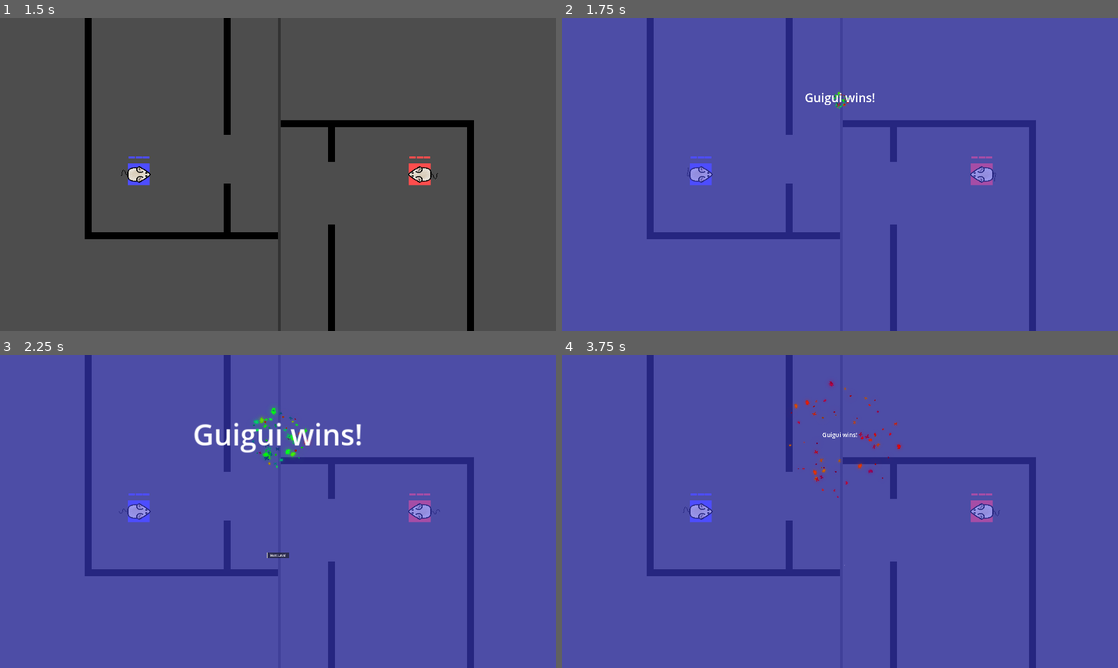
Above: before the commit, frames 1-4 (two rows, left to right).
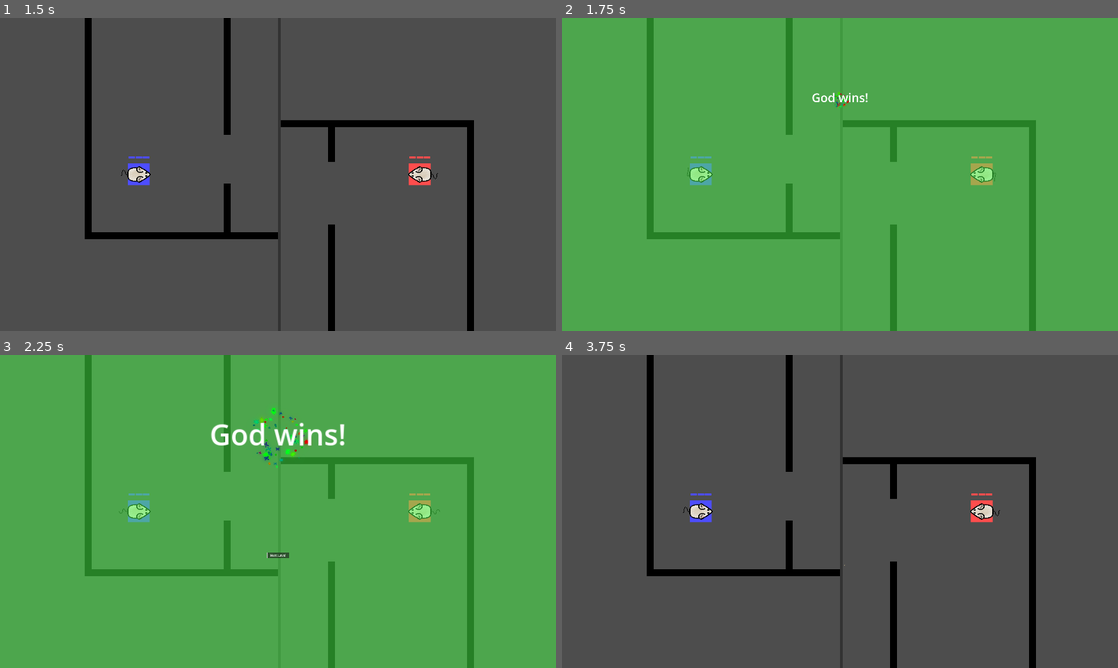
Above: after the commit, the same moments.

Repository: meyegui/laser-mice
Game: Godot game, scene res://scenes/start_screen.tscn
The game is run twice, just before and just after one commit, with the same random seed, the same clock (stepped at 60 frames per second) and the same inputs.
Inputs:
- Up to frame 1 (1.5 s): click "Start" at 0.5 s; hold Ctrl from 1.28 s (still down)
- Up to frame 2 (1.75 s): keep holding Ctrl; tap T at 1.55 s
- Up to frame 3 (2.25 s): release Ctrl at 2 s; click "Play Again" at 2 s
- Up to frame 4 (3.75 s): click "Play Again" at 2.75 s; tap T at 3.6 s

Frame 1 is identical in both runs. In frame 2, 100% of the frame differs, in the area x 0-100%, y 0-100%; in frame 3, 100%; in frame 4, 100%.

Commit message:
Fix: lasers don't pass through walls anymore

Diff:
--- a/scenes/laser_beam.tscn
+++ b/scenes/laser_beam.tscn
@@ -12,6 +12,7 @@
 script = ExtResource("1_o54yh")
 
 [node name="Sprite2D" type="Sprite2D" parent="."]
+z_index = -10
 texture = ExtResource("2_wgi6u")
 
 [node name="Timer" type="Timer" parent="."]
--- a/scenes/laser_mouse.tscn
+++ b/scenes/laser_mouse.tscn
@@ -94,6 +94,8 @@
 script = ExtResource("1_5o5ue")
 
 [node name="HP" type="Node2D" parent="."]
+modulate = Color(0.3, 0.3, 1, 1)
+z_index = 10
 
 [node name="Life1" type="ColorRect" parent="HP"]
 offset_left = -48.0
@@ -112,6 +114,10 @@
 offset_top = -84.0
 offset_right = 48.0
 offset_bottom = -74.0
+
+[node name="LaserSource" type="Node2D" parent="."]
+modulate = Color(0.3, 0.3, 1, 1)
+position = Vector2(0, 11)
 
 [node name="Illustration" type="Node2D" parent="."]
 scale = Vector2(0.333, 0.333)
@@ -133,12 +139,8 @@
 texture = ExtResource("11_ptw8u")
 
 [node name="CollisionShape2D" type="CollisionShape2D" parent="."]
-visible = false
 position = Vector2(0, 8)
 shape = SubResource("CapsuleShape2D_7ee8e")
-
-[node name="LaserSource" type="Node2D" parent="."]
-position = Vector2(0, -57)
 
 [node name="AnimationPlayer" type="AnimationPlayer" parent="."]
 libraries = {
--- a/scripts/common.gd
+++ b/scripts/common.gd
@@ -1,3 +1,4 @@
+@tool
 extends Node
 
 var game: Game
--- a/scripts/game.gd
+++ b/scripts/game.gd
@@ -29,9 +29,9 @@
 func _process(_delta: float) -> void:
 	_position_cameras()
 
-	# @xxx
-	if Input.is_key_pressed(KEY_T):
-		Common.show_game_over_screen("Guigui", 0)
+	# @xxx Debug: Ctrl+T to finish level
+	if Input.is_key_pressed(KEY_CTRL) and Input.is_key_pressed(KEY_T):
+		Common.show_game_over_screen("God", 2)
 
 ## Make cameras track players.
 func _position_cameras() -> void:
--- a/scripts/laser_beam.gd
+++ b/scripts/laser_beam.gd
@@ -31,13 +31,11 @@
 	if not body is LaserMouse:
 		return
 
+	# Mice can't hurt themselves
+	if body.name == emitter:
+		return
+
 	body.hurt(emitter, self.name, POWER)
-	# print("%s attacked %s with %s! -> health = %d" % [
-	# 	emitter.name,
-	# 	body.name,
-	# 	name,
-	# 	body.health,
-	# ])
 
 	timer.stop()
 	queue_free()
--- a/scripts/laser_mouse.gd
+++ b/scripts/laser_mouse.gd
@@ -1,3 +1,4 @@
+@tool
 class_name LaserMouse
 extends CharacterBody2D
 
@@ -38,22 +39,25 @@
 @onready var laser_beam: PackedScene = load("res://scenes/laser_beam.tscn")
 
 func _ready() -> void:
-	# Record spawn position
-	spawn_point = global_position
-	spawn_rotation = global_rotation
+	if not Engine.is_editor_hint():
+		# Record spawn position
+		spawn_point = global_position
+		spawn_rotation = global_rotation
 
-	# Set up axes
-	for axis: String in ["up", "left", "down", "right"]:
-		axes[axis] = "player%d_%s" % [player_id, axis]
+		# Set up axes
+		for axis: String in ["up", "left", "down", "right"]:
+			axes[axis] = "player%d_%s" % [player_id, axis]
 
 	# Color HP & lasers according to player ID
 	var color := Common.get_color(player_id)
 
-	# illustration.modulate = color
 	hp.modulate = color
 	laser_source.modulate = color
 
 func _physics_process(delta: float) -> void:
+	if Engine.is_editor_hint():
+		return
+
 	var direction := Vector2(
 		Input.get_axis(axes["left"], axes["right"]),
 		Input.get_axis(axes["up"], axes["down"]),
@@ -84,6 +88,9 @@
 	move_and_slide()
 
 func _process(_delta: float) -> void:
+	if Engine.is_editor_hint():
+		return
+
 	# Fix positioning of health points
 	hp.global_rotation = 0
 
